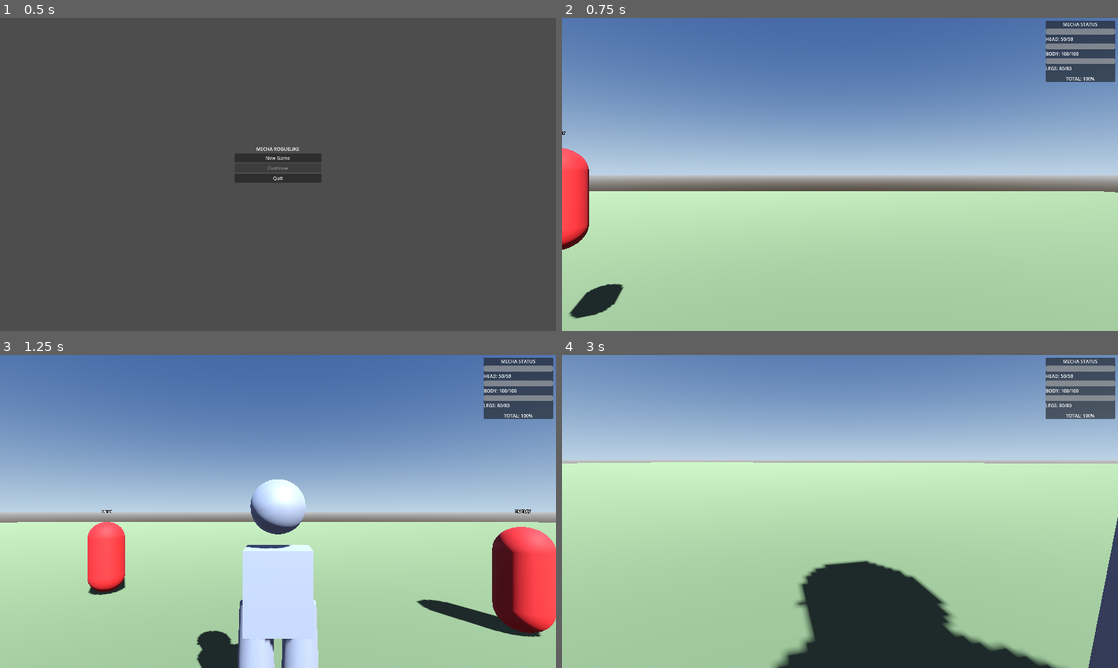
Above: before the commit, frames 1-4 (two rows, left to right).
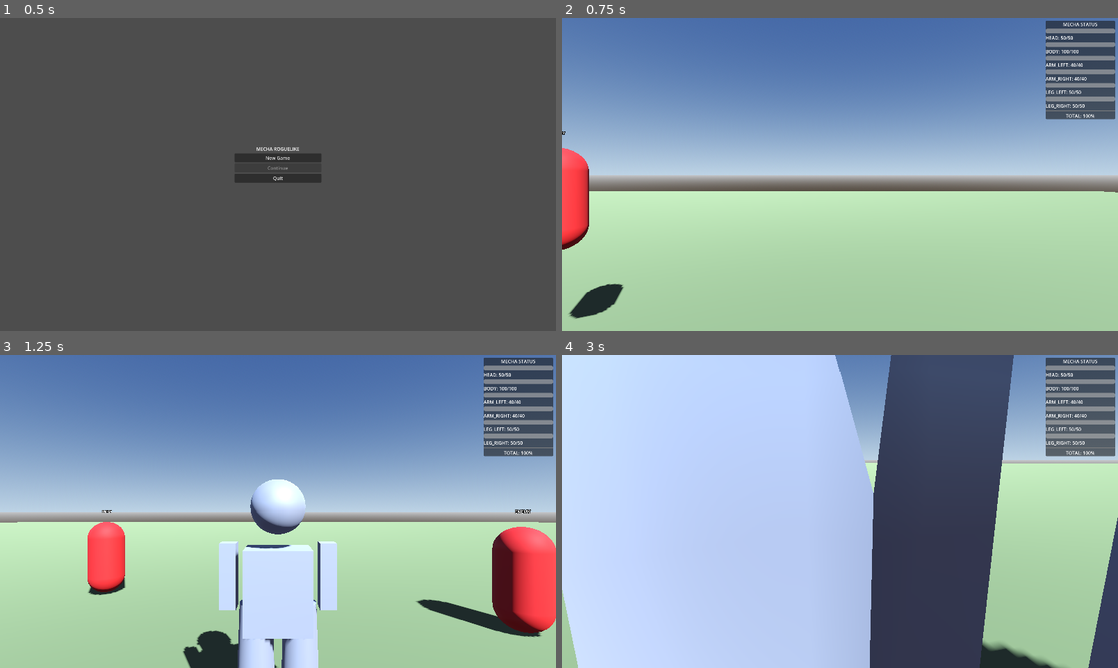
Above: after the commit, the same moments.

Repository: iHaveNoKnowledge/Godot_Project_rogue_mech
Game: Godot game, scene res://scenes/main_menu/main_menu.tscn
Same seed, same stepped clock (60 frames per second), same inputs: the game is played once before the commit and once after it.
Inputs (mouse positions are in pixels of both pictures, inside the frame that each line leads up to):
- Up to frame 1 (0.5 s): no input
- Up to frame 2 (0.75 s): click "New Game" at 0.5 s
- Up to frame 3 (1.25 s): no input
- Up to frame 4 (3 s): move the mouse to (867, 511) at 1.27 s; hold Middle mouse button (aim) 1.28-2.03 s; hold W (move_forward) 1.28-2.78 s; click (867, 511) at 1.42 s; tap Space (jump) at 1.52, 2.27 s; move the mouse to (812, 511) at 2.02 s; tap Tab (camera_unlock) at 2.1 s; move the mouse to (895, 442) at 2.77 s; hold D (move_right) from 2.78 s (still down); tap X (eject) at 2.85 s

Frame 1 is identical in both runs. In frame 2, 2.4% of the frame differs, in the area x 87-100%, y 4-33%; in frame 3, 4.1%; in frame 4, 77%, in the area x 0-100%, y 0-100%.

Commit message:
feat: expand mecha to 6 parts with collision on all segments
- Split HP into 6 parts: head, body, arm_left, arm_right, leg_left, leg_right
- Add collision shapes to head, arms, and legs
- Update health HUD to show 6 HP bars
- Fix leg collision so they don't go through ground

Diff:
--- a/scenes/mecha/mecha_base.tscn
+++ b/scenes/mecha/mecha_base.tscn
@@ -28,13 +28,19 @@
 top_radius = 0.3
 bottom_radius = 0.35
 
+[sub_resource type="BoxShape3D" id="ArmShape"]
+size = Vector3(0.3, 1.2, 0.3)
+
+[sub_resource type="BoxMesh" id="ArmMesh"]
+size = Vector3(0.3, 1.2, 0.3)
+
 [sub_resource type="StandardMaterial3D" id="MechaMat"]
 albedo_color = Color(0.6, 0.65, 0.7, 1)
 metallic = 0.3
 roughness = 0.6
 
 [sub_resource type="SphereShape3D" id="HitboxShape"]
-radius = 2.0
+radius = 2.5
 
 [node name="MechaBase" type="CharacterBody3D"]
 script = ExtResource("1")
@@ -62,6 +68,26 @@
 mesh = SubResource("BodyMeshShape")
 material_override = SubResource("MechaMat")
 
+[node name="ArmLeft" type="Node3D" parent="."]
+transform = Transform3D(1, 0, 0, 0, 1, 0, 0, 0, 1, -0.9, 2.0, 0)
+
+[node name="ArmLeftCollision" type="CollisionShape3D" parent="ArmLeft"]
+shape = SubResource("ArmShape")
+
+[node name="ArmLeftMesh" type="MeshInstance3D" parent="ArmLeft"]
+mesh = SubResource("ArmMesh")
+material_override = SubResource("MechaMat")
+
+[node name="ArmRight" type="Node3D" parent="."]
+transform = Transform3D(1, 0, 0, 0, 1, 0, 0, 0, 1, 0.9, 2.0, 0)
+
+[node name="ArmRightCollision" type="CollisionShape3D" parent="ArmRight"]
+shape = SubResource("ArmShape")
+
+[node name="ArmRightMesh" type="MeshInstance3D" parent="ArmRight"]
+mesh = SubResource("ArmMesh")
+material_override = SubResource("MechaMat")
+
 [node name="LegLeft" type="Node3D" parent="."]
 transform = Transform3D(1, 0, 0, 0, 1, 0, 0, 0, 1, -0.4, 0.75, 0)
 
@@ -84,7 +110,6 @@
 
 [node name="HealthSystem" type="Node3D" parent="."]
 script = ExtResource("4")
-body_mesh = NodePath("../Body/BodyMesh")
 
 [node name="Hitbox" type="Area3D" parent="."]
 collision_layer = 0
--- a/scenes/ui/health_hud.tscn
+++ b/scenes/ui/health_hud.tscn
@@ -12,7 +12,7 @@
 offset_left = -250.0
 offset_top = 10.0
 offset_right = -10.0
-offset_bottom = 180.0
+offset_bottom = 280.0
 grow_horizontal = 0
 
 [node name="VBox" type="VBoxContainer" parent="Panel"]
@@ -26,7 +26,7 @@
 [node name="HeadBar" type="ProgressBar" parent="Panel/VBox"]
 unique_name_in_owner = true
 layout_mode = 2
-custom_minimum_size = Vector2(200, 20)
+custom_minimum_size = Vector2(200, 16)
 max_value = 100.0
 value = 100.0
 show_percentage = false
@@ -39,7 +39,7 @@
 [node name="BodyBar" type="ProgressBar" parent="Panel/VBox"]
 unique_name_in_owner = true
 layout_mode = 2
-custom_minimum_size = Vector2(200, 20)
+custom_minimum_size = Vector2(200, 16)
 max_value = 100.0
 value = 100.0
 show_percentage = false
@@ -49,18 +49,57 @@
 layout_mode = 2
 text = "BODY: 100/100"
 
-[node name="LegsBar" type="ProgressBar" parent="Panel/VBox"]
+[node name="ArmLeftBar" type="ProgressBar" parent="Panel/VBox"]
 unique_name_in_owner = true
 layout_mode = 2
-custom_minimum_size = Vector2(200, 20)
+custom_minimum_size = Vector2(200, 16)
 max_value = 100.0
 value = 100.0
 show_percentage = false
 
-[node name="LegsLabel" type="Label" parent="Panel/VBox"]
+[node name="ArmLeftLabel" type="Label" parent="Panel/VBox"]
 unique_name_in_owner = true
 layout_mode = 2
-text = "LEGS: 80/80"
+text = "ARM_L: 40/40"
+
+[node name="ArmRightBar" type="ProgressBar" parent="Panel/VBox"]
+unique_name_in_owner = true
+layout_mode = 2
+custom_minimum_size = Vector2(200, 16)
+max_value = 100.0
+value = 100.0
+show_percentage = false
+
+[node name="ArmRightLabel" type="Label" parent="Panel/VBox"]
+unique_name_in_owner = true
+layout_mode = 2
+text = "ARM_R: 40/40"
+
+[node name="LegLeftBar" type="ProgressBar" parent="Panel/VBox"]
+unique_name_in_owner = true
+layout_mode = 2
+custom_minimum_size = Vector2(200, 16)
+max_value = 100.0
+value = 100.0
+show_percentage = false
+
+[node name="LegLeftLabel" type="Label" parent="Panel/VBox"]
+unique_name_in_owner = true
+layout_mode = 2
+text = "LEG_L: 50/50"
+
+[node name="LegRightBar" type="ProgressBar" parent="Panel/VBox"]
+unique_name_in_owner = true
+layout_mode = 2
+custom_minimum_size = Vector2(200, 16)
+max_value = 100.0
+value = 100.0
+show_percentage = false
+
+[node name="LegRightLabel" type="Label" parent="Panel/VBox"]
+unique_name_in_owner = true
+layout_mode = 2
+text = "LEG_R: 50/50"
 
 [node name="HSep" type="HSeparator" parent="Panel/VBox"]
 layout_mode = 2
--- a/scripts/mecha/mecha_health.gd
+++ b/scripts/mecha/mecha_health.gd
@@ -7,7 +7,10 @@
 var parts: Dictionary = {
 	"head": {"hp": 50.0, "max_hp": 50.0, "armor_class": 1.2, "broken": false, "mesh": null},
 	"body": {"hp": 100.0, "max_hp": 100.0, "armor_class": 1.0, "broken": false, "mesh": null},
-	"legs": {"hp": 80.0, "max_hp": 80.0, "armor_class": 0.8, "broken": false, "mesh": null},
+	"arm_left": {"hp": 40.0, "max_hp": 40.0, "armor_class": 0.9, "broken": false, "mesh": null},
+	"arm_right": {"hp": 40.0, "max_hp": 40.0, "armor_class": 0.9, "broken": false, "mesh": null},
+	"leg_left": {"hp": 50.0, "max_hp": 50.0, "armor_class": 0.8, "broken": false, "mesh": null},
+	"leg_right": {"hp": 50.0, "max_hp": 50.0, "armor_class": 0.8, "broken": false, "mesh": null},
 }
 
 var total_hp: float = 0.0
@@ -27,20 +30,19 @@
 
 
 func _find_meshes() -> void:
-	var head_node = get_node_or_null("../Head/HeadMesh")
-	var body_node = get_node_or_null("../Body/BodyMesh")
-	var legs_left = get_node_or_null("../LegLeft/LegLeftMesh")
-	var legs_right = get_node_or_null("../LegRight/LegRightMesh")
-
-	if head_node:
-		parts["head"]["mesh"] = head_node
-		_original_colors["head"] = head_node.material_override.albedo_color if head_node.material_override else Color(0.6, 0.65, 0.7, 1)
-	if body_node:
-		parts["body"]["mesh"] = body_node
-		_original_colors["body"] = body_node.material_override.albedo_color if body_node.material_override else Color(0.6, 0.65, 0.7, 1)
-	if legs_left:
-		parts["legs"]["mesh"] = legs_left
-		_original_colors["legs"] = legs_left.material_override.albedo_color if legs_left.material_override else Color(0.6, 0.65, 0.7, 1)
+	var mappings = {
+		"head": "../Head/HeadMesh",
+		"body": "../Body/BodyMesh",
+		"arm_left": "../ArmLeft/ArmLeftMesh",
+		"arm_right": "../ArmRight/ArmRightMesh",
+		"leg_left": "../LegLeft/LegLeftMesh",
+		"leg_right": "../LegRight/LegRightMesh",
+	}
+	for slot in mappings:
+		var node = get_node_or_null(mappings[slot])
+		if node:
+			parts[slot]["mesh"] = node
+			_original_colors[slot] = node.material_override.albedo_color if node.material_override else Color(0.6, 0.65, 0.7, 1)
 
 
 func _calculate_totals() -> void:
--- a/scripts/ui/health_hud.gd
+++ b/scripts/ui/health_hud.gd
@@ -1,11 +1,13 @@
 extends CanvasLayer
 
-@onready var head_bar: ProgressBar = %HeadBar
-@onready var body_bar: ProgressBar = %BodyBar
-@onready var legs_bar: ProgressBar = %LegsBar
-@onready var head_label: Label = %HeadLabel
-@onready var body_label: Label = %BodyLabel
-@onready var legs_label: Label = %LegsLabel
+@onready var bars: Dictionary = {
+	"head": {"bar": %HeadBar, "label": %HeadLabel},
+	"body": {"bar": %BodyBar, "label": %BodyLabel},
+	"arm_left": {"bar": %ArmLeftBar, "label": %ArmLeftLabel},
+	"arm_right": {"bar": %ArmRightBar, "label": %ArmRightLabel},
+	"leg_left": {"bar": %LegLeftBar, "label": %LegLeftLabel},
+	"leg_right": {"bar": %LegRightBar, "label": %LegRightLabel},
+}
 @onready var total_label: Label = %TotalLabel
 
 var health_system: Node = null
@@ -22,17 +24,12 @@
 
 
 func _on_health_changed(slot_name: String, current_hp: float, max_hp: float) -> void:
+	if not bars.has(slot_name):
+		return
+	var entry = bars[slot_name]
 	var percent = current_hp / max_hp * 100.0
-	match slot_name:
-		"head":
-			head_bar.value = percent
-			head_label.text = "HEAD: %d/%d" % [int(current_hp), int(max_hp)]
-		"body":
-			body_bar.value = percent
-			body_label.text = "BODY: %d/%d" % [int(current_hp), int(max_hp)]
-		"legs":
-			legs_bar.value = percent
-			legs_label.text = "LEGS: %d/%d" % [int(current_hp), int(max_hp)]
+	entry["bar"].value = percent
+	entry["label"].text = "%s: %d/%d" % [slot_name.to_upper(), int(current_hp), int(max_hp)]
 	_update_total()
 
 
@@ -41,7 +38,6 @@
 		return
 	for slot in health_system.parts:
 		var part = health_system.parts[slot]
-		var percent = part["hp"] / part["max_hp"] * 100.0
 		_on_health_changed(slot, part["hp"], part["max_hp"])
 
 
Not shown: 1 places in scenes/mecha/mecha_base.tscn that only renumber resources
